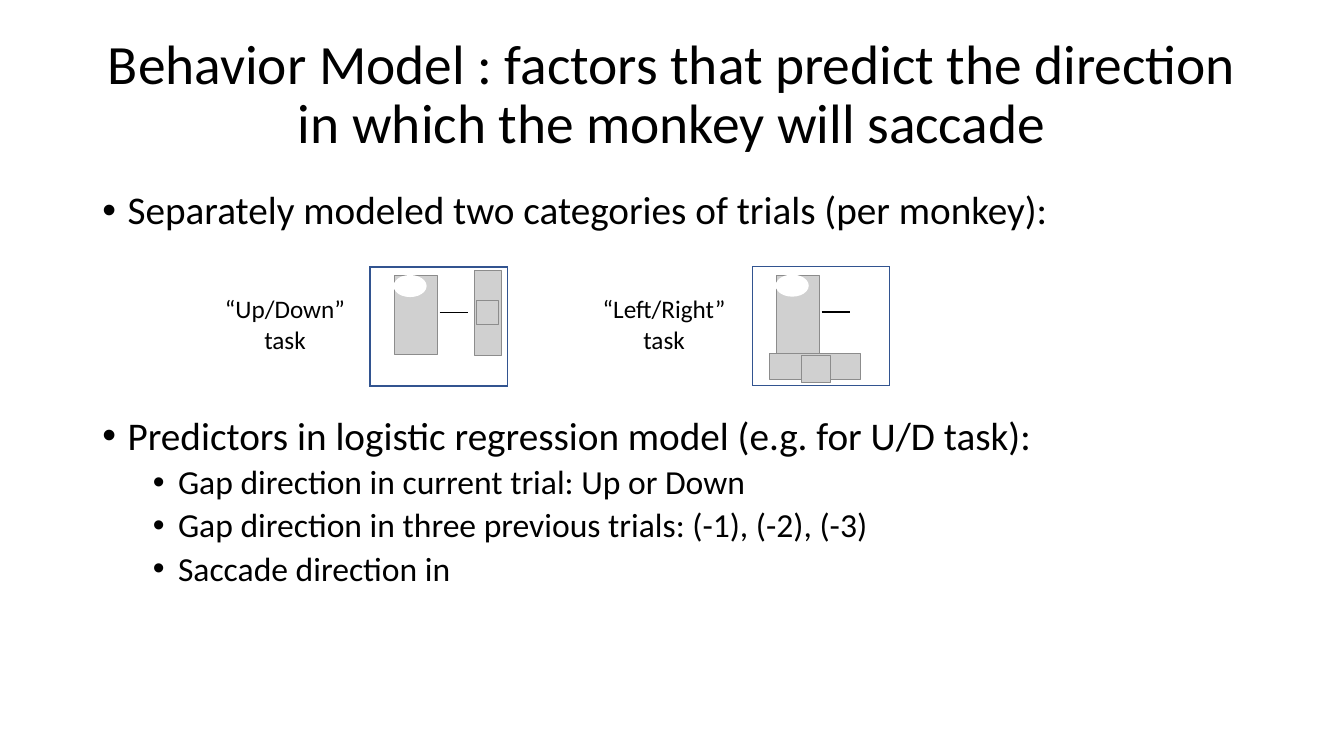
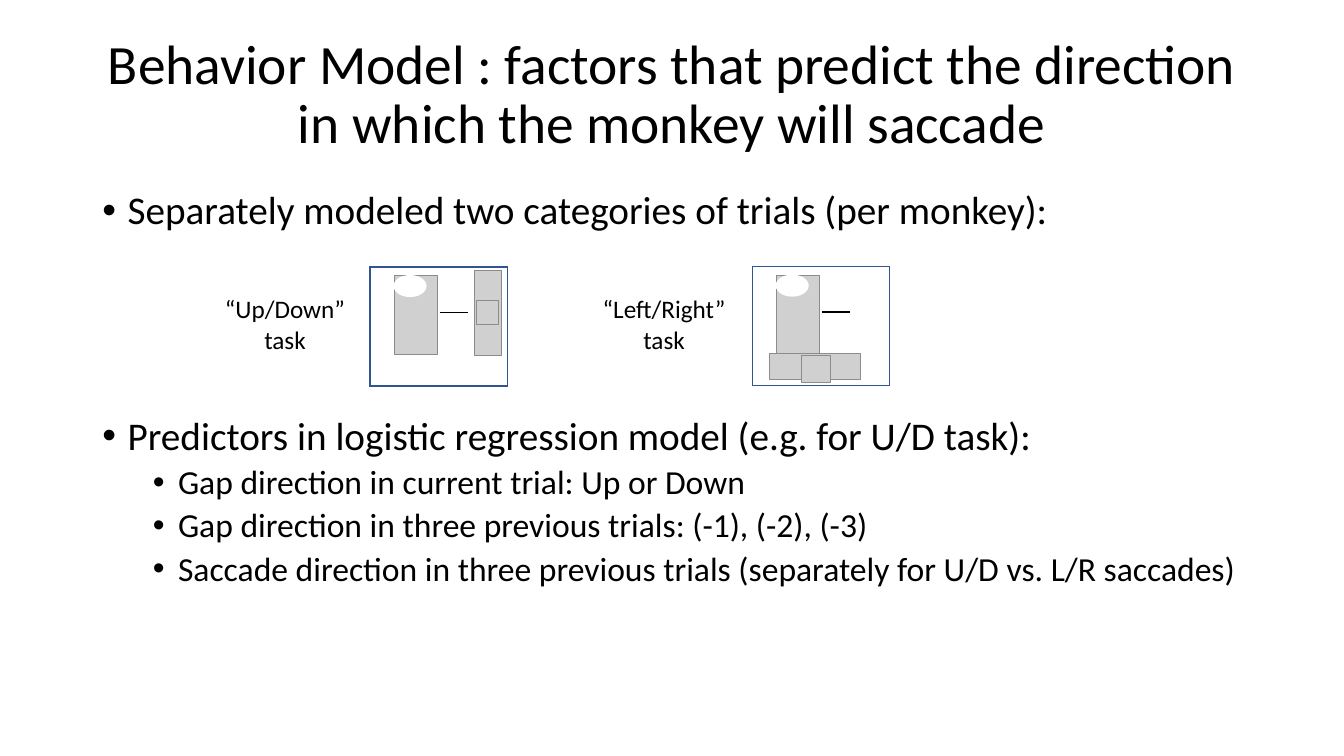
Before and after one commit to sakoay/ErasmusAttn_2020, a slide deck: slide 1 of sak_20210620_ErasmusAttn_models.pptx. Drawn at 1344x756 pixels with LibreOffice and Linux fonts; fonts in the diff are those of the drawing; grey boxes stand for pictures. Boxes give left, top, right and bottom in pixels: in the first picture for what was removed or moved away, otherwise in the second. Text is boxed around its words. In the diff, an @@ line names an element or a change of style, - is before the commit and + after.

```diff
--- a/sak_20210620_ErasmusAttn_models.pptx
+++ b/sak_20210620_ErasmusAttn_models.pptx
@@ text at (178,556,1235,587): text changed @@
-  • Saccade direction in
+  • Saccade direction in three previous trials (separately for U/D vs. L/R saccades)
```
Also in this commit, not shown: 1 other slide changed, 8 slides added, 2 slides removed, 9 other files.
